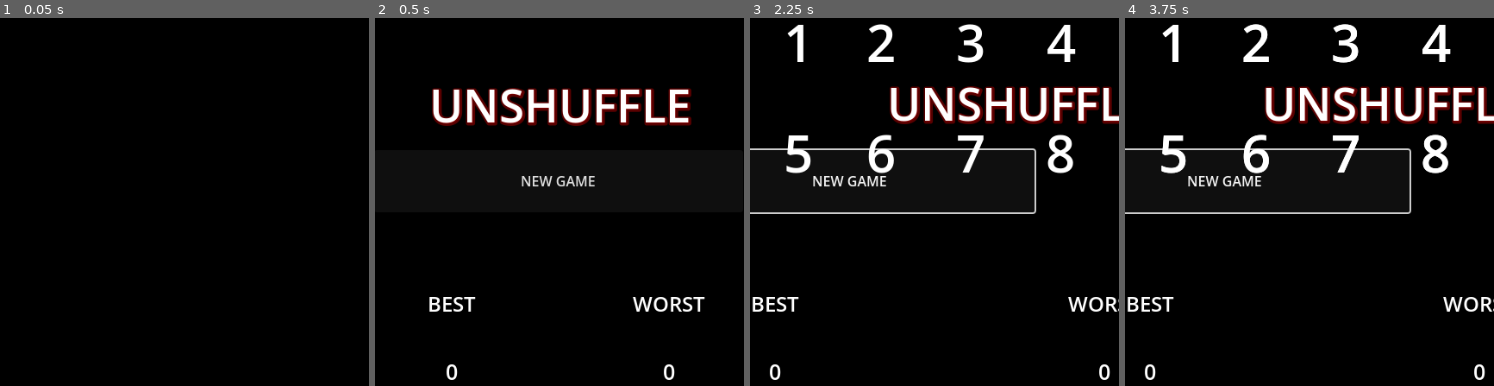
Above: before the commit, frames 1-4 (left to right).
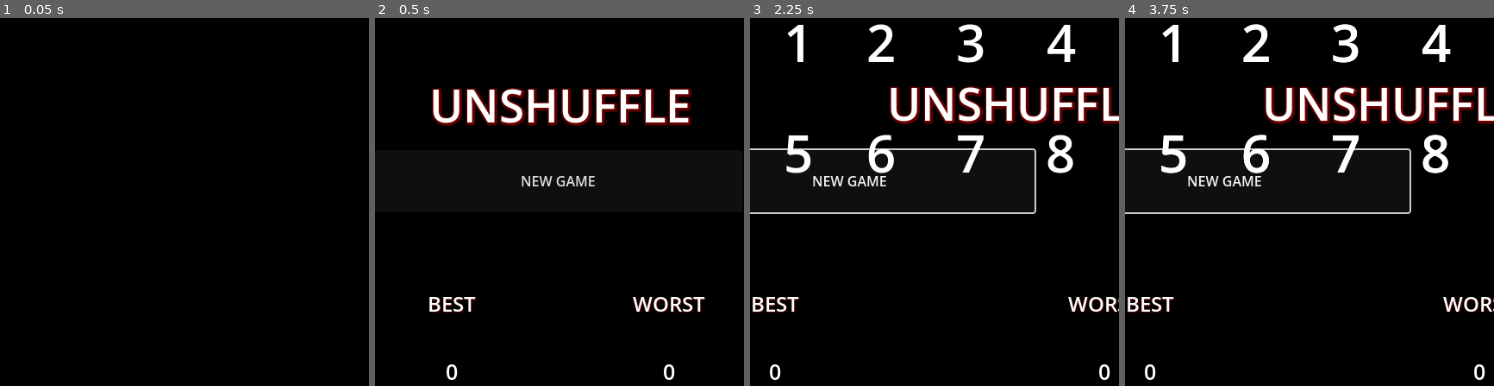
Above: after the commit, the same moments.

Repository: XanderMax/unshuffle
Game: Godot game, scene res://scenes/main.tscn
Two runs of this game, one before a commit and one after it. Both use one fixed random seed, a clock stepped at 60 frames per second and the inputs below.
Inputs (mouse positions are in pixels of both pictures, inside the frame that each line leads up to):
- Up to frame 1 (0.05 s): no input
- Up to frame 2 (0.5 s): no input
- Up to frame 3 (2.25 s): click "NEW GAME" at 0.5 s; move the mouse to (797, 43) at 1.27 s; click (797, 43) at 1.42 s; tap Enter at 2 s; move the mouse to (882, 43) at 2.02 s; click (882, 43) at 2.17 s
- Up to frame 4 (3.75 s): move the mouse to (1346, 43) at 2.77 s; click (1346, 43) at 2.92 s; tap Space at 3.5 s; move the mouse to (1434, 43) at 3.52 s; click (1434, 43) at 3.67 s

Frame 1 is identical in both runs. In frame 2, 0.3% of the frame differs, in the area x 14-90%, y 76-81%; in frame 3, 0.2%; in frame 4, 0.2%.

Commit message:
Add padlocks

Diff:
--- /dev/null
+++ b/godot/imgs/01_padlock_icon_white_closed.svg
@@ -0,0 +1,12 @@
+<!DOCTYPE svg PUBLIC "-//W3C//DTD SVG 1.1//EN" "http://www.w3.org/Graphics/SVG/1.1/DTD/svg11.dtd">
+
+<!-- Uploaded to: SVG Repo, www.svgrepo.com, Transformed by: SVG Repo Mixer Tools -->
+<svg width="800px" height="800px" viewBox="0 0 24 24" fill="none" xmlns="http://www.w3.org/2000/svg">
+
+<g id="SVGRepo_bgCarrier" stroke-width="0"/>
+
+<g id="SVGRepo_tracerCarrier" stroke-linecap="round" stroke-linejoin="round"/>
+
+<g id="SVGRepo_iconCarrier"> <path d="M8.18164 10.7027C8.18164 10.7027 8.18168 8.13513 8.18164 6.59459C8.1816 4.74571 9.70861 3 11.9998 3C14.291 3 15.8179 4.74571 15.8179 6.59459C15.8179 8.13513 15.8179 10.7027 15.8179 10.7027" stroke="#ffffff" stroke-width="2" stroke-linecap="round" stroke-linejoin="round"/> <path fill-rule="evenodd" clip-rule="evenodd" d="M4.50005 11.3932C4.50001 13.1319 4.49995 16.764 4.50007 19.1988C4.5002 21.8911 8.66375 22.5 12.0001 22.5C15.3364 22.5 19.5 21.8911 19.5 19.1988L19.5 11.3932C19.5 10.8409 19.0523 10.3957 18.5 10.3957H5.50004C4.94777 10.3957 4.50006 10.8409 4.50005 11.3932ZM10.5 16.0028C10.5 16.4788 10.7069 16.9065 11.0357 17.2008V18.7529C11.0357 19.3051 11.4834 19.7529 12.0357 19.7529H12.1786C12.7309 19.7529 13.1786 19.3051 13.1786 18.7529V17.2008C13.5074 16.9065 13.7143 16.4788 13.7143 16.0028C13.7143 15.1152 12.9948 14.3957 12.1072 14.3957C11.2195 14.3957 10.5 15.1152 10.5 16.0028Z" fill="#ffffff"/> </g>
+
+</svg>
--- /dev/null
+++ b/godot/imgs/02_padlock_icon_white_open.svg
@@ -0,0 +1,12 @@
+<!DOCTYPE svg PUBLIC "-//W3C//DTD SVG 1.1//EN" "http://www.w3.org/Graphics/SVG/1.1/DTD/svg11.dtd">
+
+<!-- Uploaded to: SVG Repo, www.svgrepo.com, Transformed by: SVG Repo Mixer Tools -->
+<svg width="800px" height="800px" viewBox="0 0 24 24" fill="none" xmlns="http://www.w3.org/2000/svg">
+
+<g id="SVGRepo_bgCarrier" stroke-width="0"/>
+
+<g id="SVGRepo_tracerCarrier" stroke-linecap="round" stroke-linejoin="round"/>
+
+<g id="SVGRepo_iconCarrier"> <path fill-rule="evenodd" clip-rule="evenodd" d="M4.50005 11.3932C4.50001 13.1319 4.49995 16.764 4.50007 19.1988C4.5002 21.8911 8.66375 22.5 12.0001 22.5C15.3364 22.5 19.5 21.8911 19.5 19.1988L19.5 11.3932C19.5 10.8409 19.0523 10.3957 18.5 10.3957H5.50004C4.94777 10.3957 4.50006 10.8409 4.50005 11.3932ZM10.5 16.0028C10.5 16.4788 10.7069 16.9065 11.0357 17.2008V18.7529C11.0357 19.3051 11.4834 19.7529 12.0357 19.7529H12.1786C12.7309 19.7529 13.1786 19.3051 13.1786 18.7529V17.2008C13.5074 16.9065 13.7143 16.4788 13.7143 16.0028C13.7143 15.1152 12.9948 14.3957 12.1072 14.3957C11.2195 14.3957 10.5 15.1152 10.5 16.0028Z" fill="#ffffff"/> <path d="M8.18164 10.7027C8.18164 10.7027 8.18168 8.13513 8.18164 6.59459C8.1816 4.74571 9.70861 3 11.9998 3C14.291 3 15.8179 4.74571 15.8179 6.59459" stroke="#ffffff" stroke-width="2" stroke-linecap="round" stroke-linejoin="round"/> </g>
+
+</svg>
--- a/godot/scenes/all_time_score.gd
+++ b/godot/scenes/all_time_score.gd
@@ -9,7 +9,6 @@
 	$TitleLabel.text = self.Title
 	self.setScore(0)
 
-
 # Called every frame. 'delta' is the elapsed time since the previous frame.
 func _process(delta):
 	pass
--- a/godot/scenes/all_time_score.tscn
+++ b/godot/scenes/all_time_score.tscn
@@ -4,6 +4,7 @@
 
 [sub_resource type="LabelSettings" id="LabelSettings_mlplr"]
 font_size = 24
+shadow_color = Color(0.501961, 0, 0, 0.509804)
 
 [sub_resource type="LabelSettings" id="LabelSettings_lt7ru"]
 font_size = 25
--- a/godot/scenes/card.gd
+++ b/godot/scenes/card.gd
@@ -2,6 +2,9 @@
 
 var _locked:bool = false
 var _clickTimer: Timer = Timer.new()
+
+const _closed_padlock_texture: Resource = preload("res://imgs/01_padlock_icon_white_closed.svg")
+const _opened_padlock_texture: Resource = preload("res://imgs/02_padlock_icon_white_open.svg")
 
 signal clicked()
 signal doubleClicked()
@@ -28,12 +31,27 @@
 
 func _on_click_timer_timeout() -> void:
 	print("_on_click_timer_timeout")
-	self.clicked.emit()
+	if _locked:
+		_flash_closed_padlock()
+	else:
+		self.clicked.emit()
 
 func _on_double_click() -> void:
 	print("_on_double_click")
 	self._clickTimer.stop()
 	self.doubleClicked.emit()
+
+func _flash_closed_padlock():
+	$AnimationPlayer.stop()
+	if $CenterContainer/PadlockIcon.texture != _closed_padlock_texture:
+		$CenterContainer/PadlockIcon.texture = _closed_padlock_texture
+	$AnimationPlayer.play("padlock_fadeout")
+
+func _flash_open_padlock():
+	$AnimationPlayer.stop()
+	if $CenterContainer/PadlockIcon.texture != _opened_padlock_texture:
+		$CenterContainer/PadlockIcon.texture = _opened_padlock_texture
+	$AnimationPlayer.play("padlock_fadeout")
 
 # Called every frame. 'delta' is the elapsed time since the previous frame.
 func _process(_delta):
@@ -42,6 +60,12 @@
 func toggleLock() -> bool:
 	_locked = !_locked
 	print("toggleLock ", _locked)
+	if _locked:
+		_flash_closed_padlock()
+		$CenterContainer/Label.modulate = Color(1., 1., 1., .3)
+	else:
+		_flash_open_padlock()
+		$CenterContainer/Label.modulate = Color.WHITE
 	return _locked
 
 func setLabel(value:int) -> void:
--- a/godot/scenes/card.tscn
+++ b/godot/scenes/card.tscn
@@ -1,9 +1,29 @@
-[gd_scene load_steps=3 format=3 uid="uid://b44yb5iniwsrf"]
+[gd_scene load_steps=5 format=3 uid="uid://b44yb5iniwsrf"]
 
 [ext_resource type="Script" path="res://scenes/card.gd" id="1_du8v2"]
 
 [sub_resource type="LabelSettings" id="LabelSettings_0fpl5"]
 font_size = 60
+
+[sub_resource type="Animation" id="Animation_nli4h"]
+resource_name = "padlock_fadeout"
+tracks/0/type = "value"
+tracks/0/imported = false
+tracks/0/enabled = true
+tracks/0/path = NodePath("CenterContainer/PadlockIcon:modulate")
+tracks/0/interp = 2
+tracks/0/loop_wrap = true
+tracks/0/keys = {
+"times": PackedFloat32Array(0, 1),
+"transitions": PackedFloat32Array(1, 1),
+"update": 0,
+"values": [Color(1, 1, 1, 1), Color(1, 1, 1, 0)]
+}
+
+[sub_resource type="AnimationLibrary" id="AnimationLibrary_7mae2"]
+_data = {
+"padlock_fadeout": SubResource("Animation_nli4h")
+}
 
 [node name="Card" type="TextureRect"]
 anchors_preset = 15
@@ -25,3 +45,14 @@
 layout_mode = 2
 text = "0"
 label_settings = SubResource("LabelSettings_0fpl5")
+
+[node name="PadlockIcon" type="TextureRect" parent="CenterContainer"]
+custom_minimum_size = Vector2(100, 100)
+layout_mode = 2
+expand_mode = 1
+stretch_mode = 4
+
+[node name="AnimationPlayer" type="AnimationPlayer" parent="."]
+libraries = {
+"": SubResource("AnimationLibrary_7mae2")
+}
--- a/godot/scenes/main.gd
+++ b/godot/scenes/main.gd
@@ -8,6 +8,8 @@
 	$MainMenu.newGame.connect(_on_new_game)
 
 func _on_new_game():
+	if $MainMenu.playout_finished.is_connected(_on_new_game_playout_finished):
+		return
 	$MainMenu.playOutUi()
 	$MainMenu.playout_finished.connect(_on_new_game_playout_finished)
 
--- a/godot/scenes/main_menu.tscn
+++ b/godot/scenes/main_menu.tscn
@@ -8,13 +8,65 @@
 shadow_size = 10
 shadow_color = Color(0.572549, 0, 0, 0.607843)
 
+[sub_resource type="Animation" id="Animation_xdvov"]
+resource_name = "playout_animation"
+length = 0.5
+tracks/0/type = "value"
+tracks/0/imported = false
+tracks/0/enabled = true
+tracks/0/path = NodePath("GameTitleLabel:position")
+tracks/0/interp = 2
+tracks/0/loop_wrap = true
+tracks/0/keys = {
+"times": PackedFloat32Array(0, 0.5),
+"transitions": PackedFloat32Array(1, 1),
+"update": 0,
+"values": [Vector2(448, 248), Vector2(0, 256)]
+}
+tracks/1/type = "value"
+tracks/1/imported = false
+tracks/1/enabled = true
+tracks/1/path = NodePath("NewGameButton:position")
+tracks/1/interp = 2
+tracks/1/loop_wrap = true
+tracks/1/keys = {
+"times": PackedFloat32Array(0, 0.5),
+"transitions": PackedFloat32Array(1, 1),
+"update": 0,
+"values": [Vector2(-456, 352), Vector2(0, 352)]
+}
+tracks/2/type = "value"
+tracks/2/imported = false
+tracks/2/enabled = true
+tracks/2/path = NodePath("AllTimeBest:position")
+tracks/2/interp = 1
+tracks/2/loop_wrap = true
+tracks/2/keys = {
+"times": PackedFloat32Array(0, 0.5),
+"transitions": PackedFloat32Array(1, 1),
+"update": 0,
+"values": [Vector2(-224, 480), Vector2(0, 480)]
+}
+tracks/3/type = "value"
+tracks/3/imported = false
+tracks/3/enabled = true
+tracks/3/path = NodePath("AllTimeWorst:position")
+tracks/3/interp = 1
+tracks/3/loop_wrap = true
+tracks/3/keys = {
+"times": PackedFloat32Array(0, 0.5),
+"transitions": PackedFloat32Array(1, 1),
+"update": 0,
+"values": [Vector2(496, 480), Vector2(232, 480)]
+}
+
 [sub_resource type="Animation" id="Animation_hm4x2"]
 resource_name = "ui_animation"
 length = 0.5
 tracks/0/type = "value"
 tracks/0/imported = false
 tracks/0/enabled = true
-tracks/0/path = NodePath("GameNameLabel:position")
+tracks/0/path = NodePath("GameTitleLabel:position")
 tracks/0/interp = 2
 tracks/0/loop_wrap = true
 tracks/0/keys = {
@@ -60,58 +112,6 @@
 "values": [Vector2(232, 480), Vector2(496, 480)]
 }
 
-[sub_resource type="Animation" id="Animation_xdvov"]
-resource_name = "playout_animation"
-length = 0.5
-tracks/0/type = "value"
-tracks/0/imported = false
-tracks/0/enabled = true
-tracks/0/path = NodePath("GameNameLabel:position")
-tracks/0/interp = 2
-tracks/0/loop_wrap = true
-tracks/0/keys = {
-"times": PackedFloat32Array(0, 0.5),
-"transitions": PackedFloat32Array(1, 1),
-"update": 0,
-"values": [Vector2(448, 248), Vector2(0, 256)]
-}
-tracks/1/type = "value"
-tracks/1/imported = false
-tracks/1/enabled = true
-tracks/1/path = NodePath("NewGameButton:position")
-tracks/1/interp = 2
-tracks/1/loop_wrap = true
-tracks/1/keys = {
-"times": PackedFloat32Array(0, 0.5),
-"transitions": PackedFloat32Array(1, 1),
-"update": 0,
-"values": [Vector2(-456, 352), Vector2(0, 352)]
-}
-tracks/2/type = "value"
-tracks/2/imported = false
-tracks/2/enabled = true
-tracks/2/path = NodePath("AllTimeBest:position")
-tracks/2/interp = 1
-tracks/2/loop_wrap = true
-tracks/2/keys = {
-"times": PackedFloat32Array(0, 0.5),
-"transitions": PackedFloat32Array(1, 1),
-"update": 0,
-"values": [Vector2(-224, 480), Vector2(0, 480)]
-}
-tracks/3/type = "value"
-tracks/3/imported = false
-tracks/3/enabled = true
-tracks/3/path = NodePath("AllTimeWorst:position")
-tracks/3/interp = 1
-tracks/3/loop_wrap = true
-tracks/3/keys = {
-"times": PackedFloat32Array(0, 0.5),
-"transitions": PackedFloat32Array(1, 1),
-"update": 0,
-"values": [Vector2(496, 480), Vector2(232, 480)]
-}
-
 [sub_resource type="AnimationLibrary" id="AnimationLibrary_u788m"]
 _data = {
 "playin": SubResource("Animation_xdvov"),
@@ -127,7 +127,7 @@
 grow_vertical = 2
 script = ExtResource("1_oen4c")
 
-[node name="GameNameLabel" type="Label" parent="."]
+[node name="GameTitleLabel" type="Label" parent="."]
 layout_mode = 0
 offset_top = 256.0
 offset_right = 428.0
Not shown, added: godot/imgs/01_padlock_icon_white_closed.svg.import
Not shown, added: godot/imgs/02_padlock_icon_white_open.svg.import
